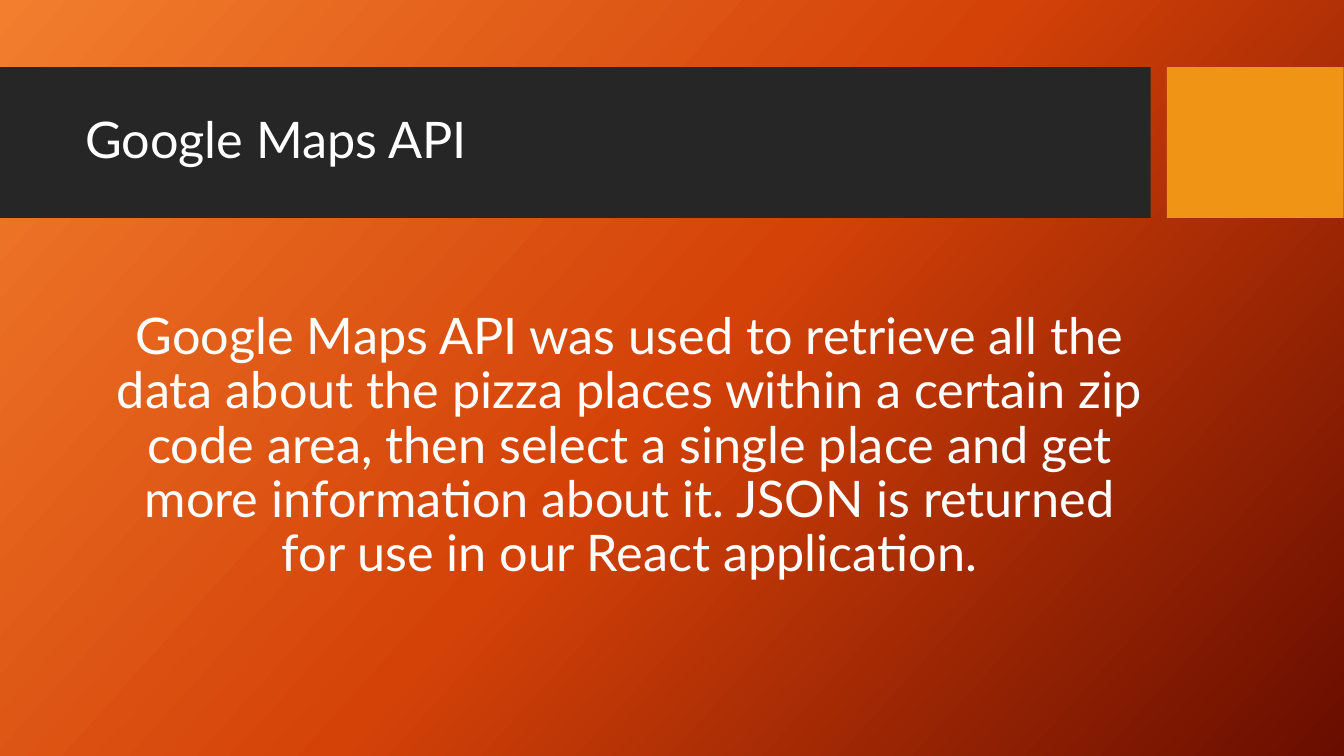
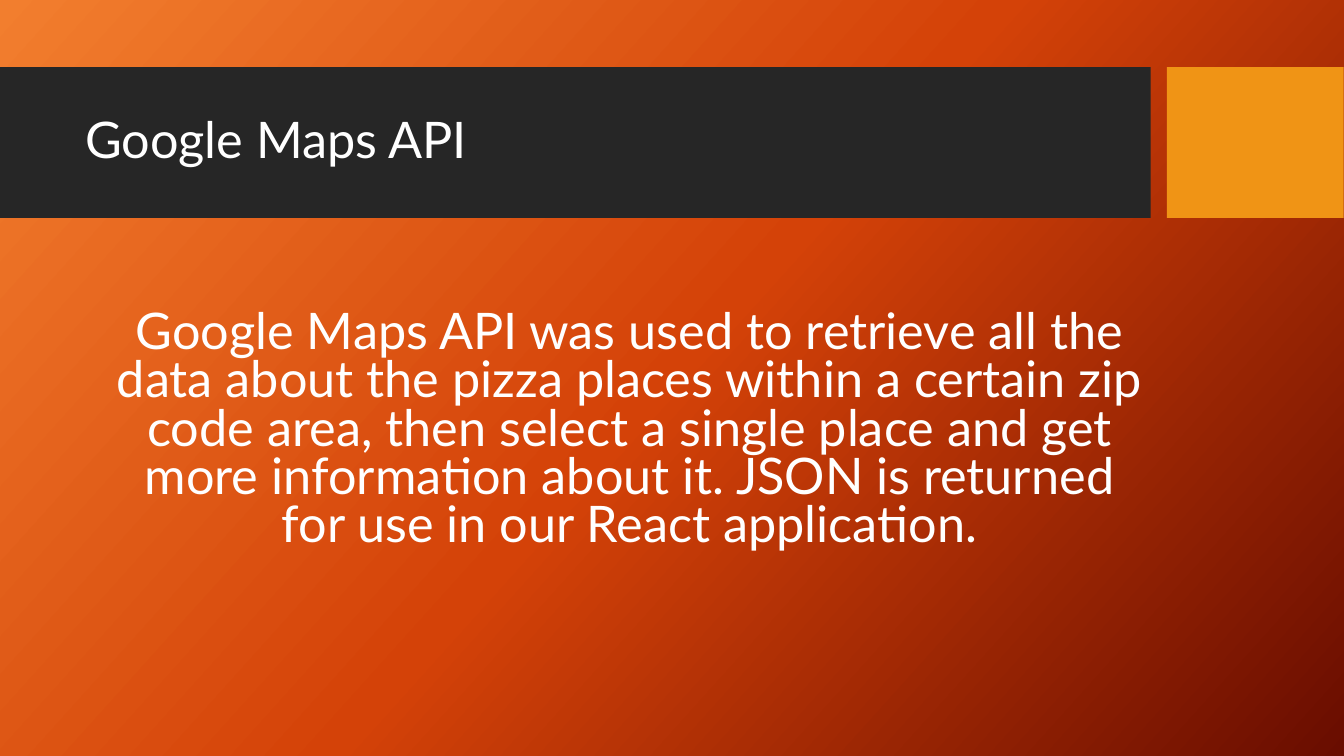
Before and after one commit to Brock-Gibson/Pizza-Now, a slide deck: slide 8 of Presentation/PizzaNow.pptx. Drawn at 1344x756 pixels with LibreOffice and Linux fonts; fonts in the diff are those of the drawing; background and template pictures are left out. Boxes give left, top, right and bottom in pixels: in the first picture for what was removed or moved away, otherwise in the second. Text is boxed around its words. In the diff, an @@ line names an element or a change of style, - is before the commit and + after.

```diff
--- a/Presentation/PizzaNow.pptx
+++ b/Presentation/PizzaNow.pptx
@@ text "Google Maps API was used ..." at (117, 312, 1142, 551): line spacing 0.9 to 0.8 @@
```
Also in this commit, not shown: 5 other slides changed, 1 slide added, 1 other file.
